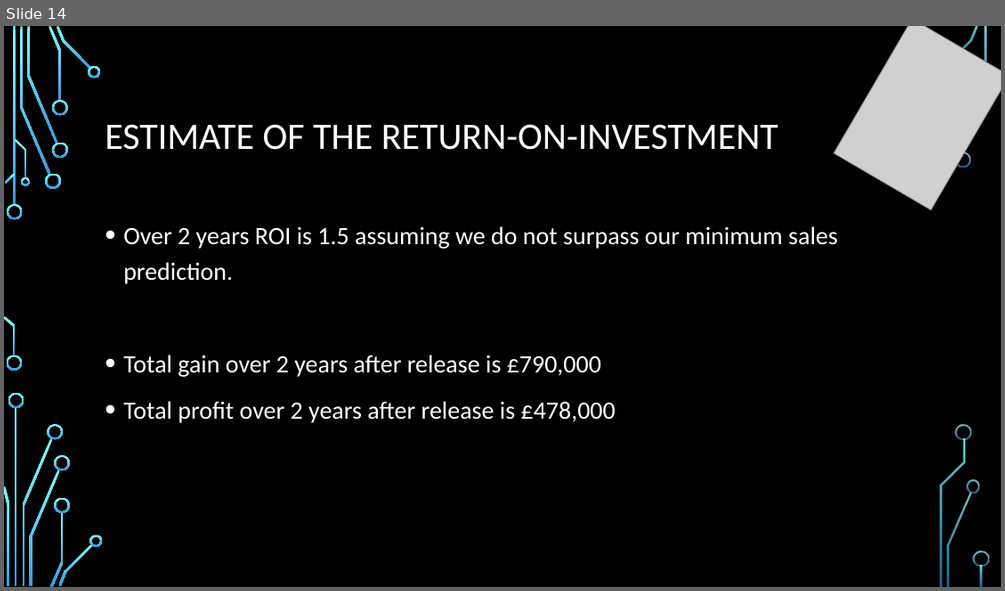
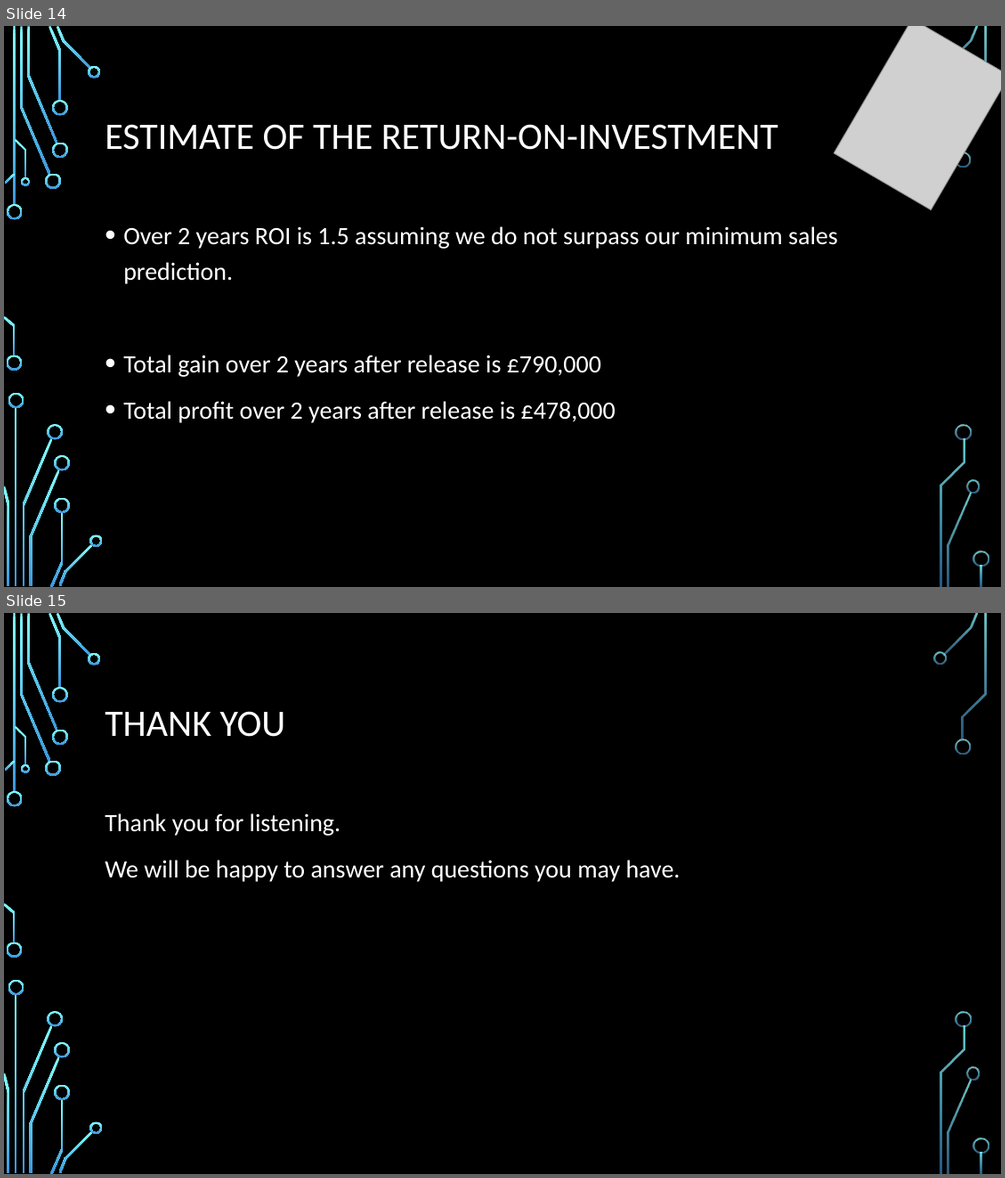
Before and after one commit to aLoi3/Passion-Games, a slide deck: Passion Games.pptx. Shown one above the other, each under a label of ours: slide 14 before the commit, slides 14 and 15 after it. The pictures are 1005x591 and 1005x1178 pixels, drawn with LibreOffice and Linux fonts; fonts in the diff are those of the drawing; grey boxes stand for pictures; background and template pictures are left out. Boxes give left, top, right and bottom in pixels: in the first picture for what was removed or moved away, otherwise in the second. Text is boxed around its words. In the diff, an @@ line names an element or a change of style, - is before the commit and + after.

Commit message:
Updated Name and added Thank You slide

```diff
--- a/Passion Games.pptx
+++ b/Passion Games.pptx
@@ slide 15 added at (4, 613, 1001, 1174), background picture (left out); not listed: 36 template elements that a slide beside it also shows @@
@@ title added at (105, 711, 286, 737), 36 pt, text #FFFFFF @@
+THANK YOU
@@ text added at (105, 813, 680, 882), 24 pt, text #FFFFFF @@
+Thank you for listening.
+We will be happy to answer any questions you may have.
```
Also in this commit, not shown: 1 slide changed.
